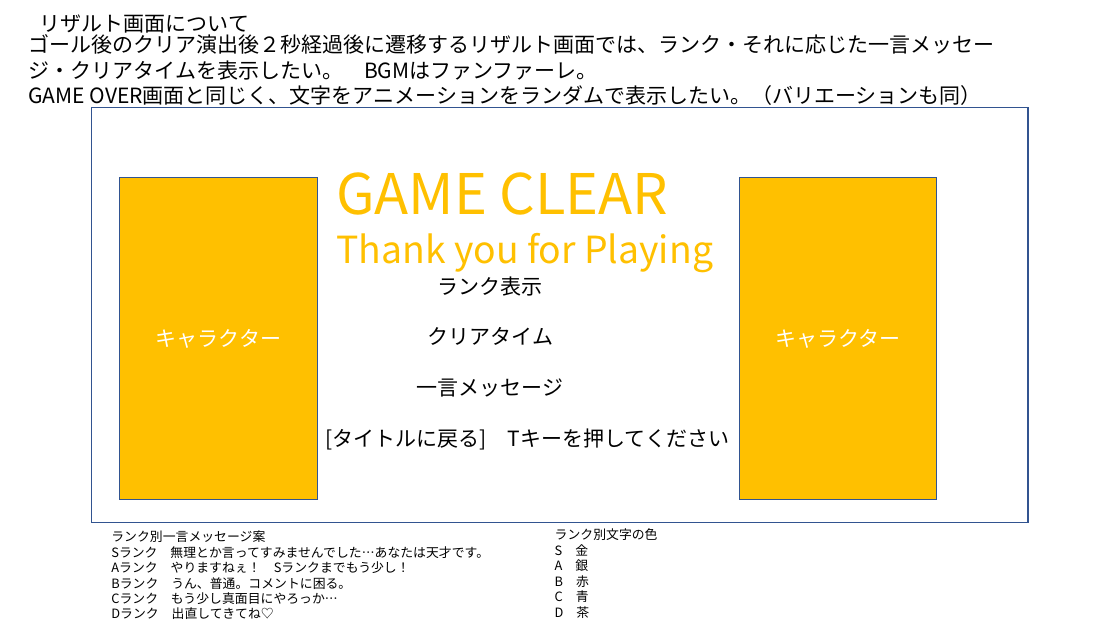
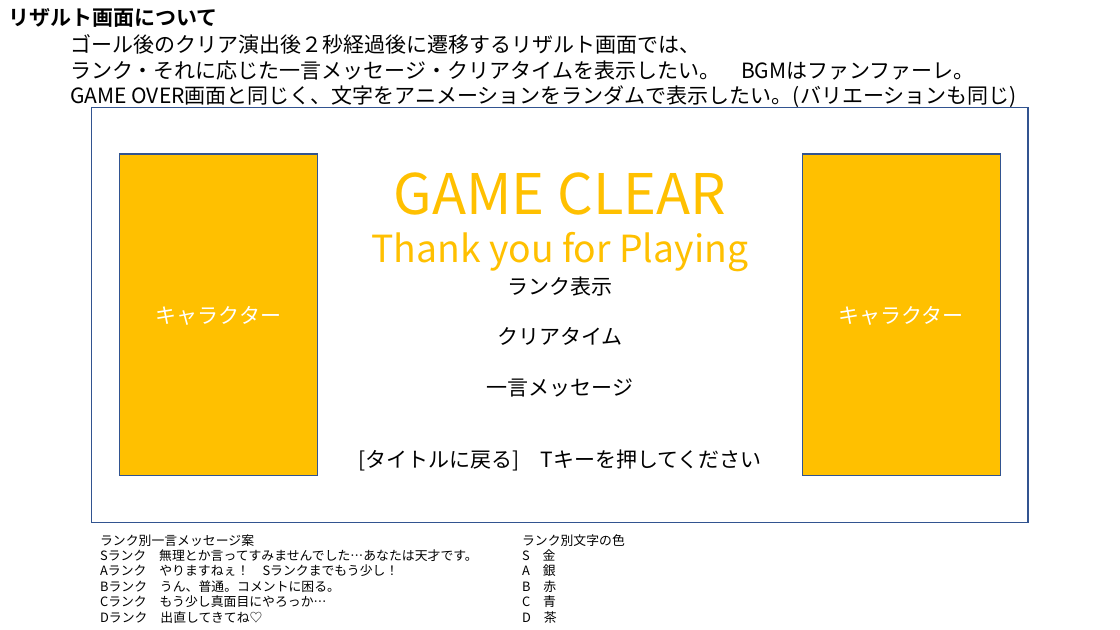
Before and after one commit to Cucumberrole/OmaenihaMuri_C2, a slide deck: slide 8 of Document/新規トラップ案 1.pptx. Drawn at 1120x630 pixels with LibreOffice and Linux fonts; fonts in the diff are those of the drawing. Boxes give left, top, right and bottom in pixels: in the first picture for what was removed or moved away, otherwise in the second. Text is boxed around its words. In the diff, an @@ line names an element or a change of style, - is before the commit and + after.

Commit message:
バグってたので、もう一回書き直しました。

```diff
--- a/Document/新規トラップ案 1.pptx
+++ b/Document/新規トラップ案 1.pptx
@@ text "リザルト画面について": place and size @@
-text "リザルト画面について" at box(40, 14, 249, 36)
+text "リザルト画面について" at box(8, 8, 217, 27)
@@ text "リザルト画面について" at box(8, 8, 217, 27): bold on @@
@@ text at box(70, 34, 1017, 108): text changed @@
-ゴール後のクリア演出後２秒経過後に遷移するリザルト画面では、ランク・それに応じた一言メッセージ・クリアタイムを表示したい。 BGMはファンファーレ。
-GAME OVER画面と同じく、文字をアニメーションをランダムで表示したい。（バリエーションも同）
+ゴール後のクリア演出後２秒経過後に遷移するリザルト画面では、
+ランク・それに応じた一言メッセージ・クリアタイムを表示したい。 BGMはファンファーレ。
+GAME OVER画面と同じく、文字をアニメーションをランダムで表示したい。(バリエーションも同じ)
@@ rectangle "キャラクター": place and size @@
-rectangle "キャラクター" at box(120, 177, 318, 499)
+rectangle "キャラクター" at box(120, 154, 318, 476)
@@ text "GAME CLEAR" at box(371, 172, 748, 272): alignment left to centre; vertical alignment top to middle @@
@@ text "GAME CLEAR": place and size @@
-text "GAME CLEAR" at box(336, 172, 713, 273)
+text "GAME CLEAR" at box(371, 172, 748, 272)
@@ rectangle "キャラクター": place and size @@
-rectangle "キャラクター" at box(739, 177, 937, 499)
+rectangle "キャラクター" at box(803, 154, 1001, 476)
@@ text "ランク表示": place and size @@
-text "ランク表示" at box(417, 276, 564, 397)
+text "ランク表示" at box(487, 276, 634, 397)
@@ text "[タイトルに戻る] Tキーを押してください": place and size @@
-text "[タイトルに戻る] Tキーを押してください" at box(326, 428, 729, 450)
+text "[タイトルに戻る] Tキーを押してください" at box(358, 449, 761, 471)
@@ text "[タイトルに戻る] Tキーを押してください" at box(358, 449, 761, 471): alignment left to centre; vertical alignment top to middle @@
@@ text "ランク別一言メッセージ案": place and size @@
-text "ランク別一言メッセージ案" at box(111, 530, 489, 619)
+text "ランク別一言メッセージ案" at box(100, 534, 478, 623)
@@ text "ランク別文字の色": place and size @@
-text "ランク別文字の色" at box(555, 528, 658, 618)
+text "ランク別文字の色" at box(522, 534, 625, 623)
```
Also in this commit, not shown: 5 other slides changed, 8 other files.
